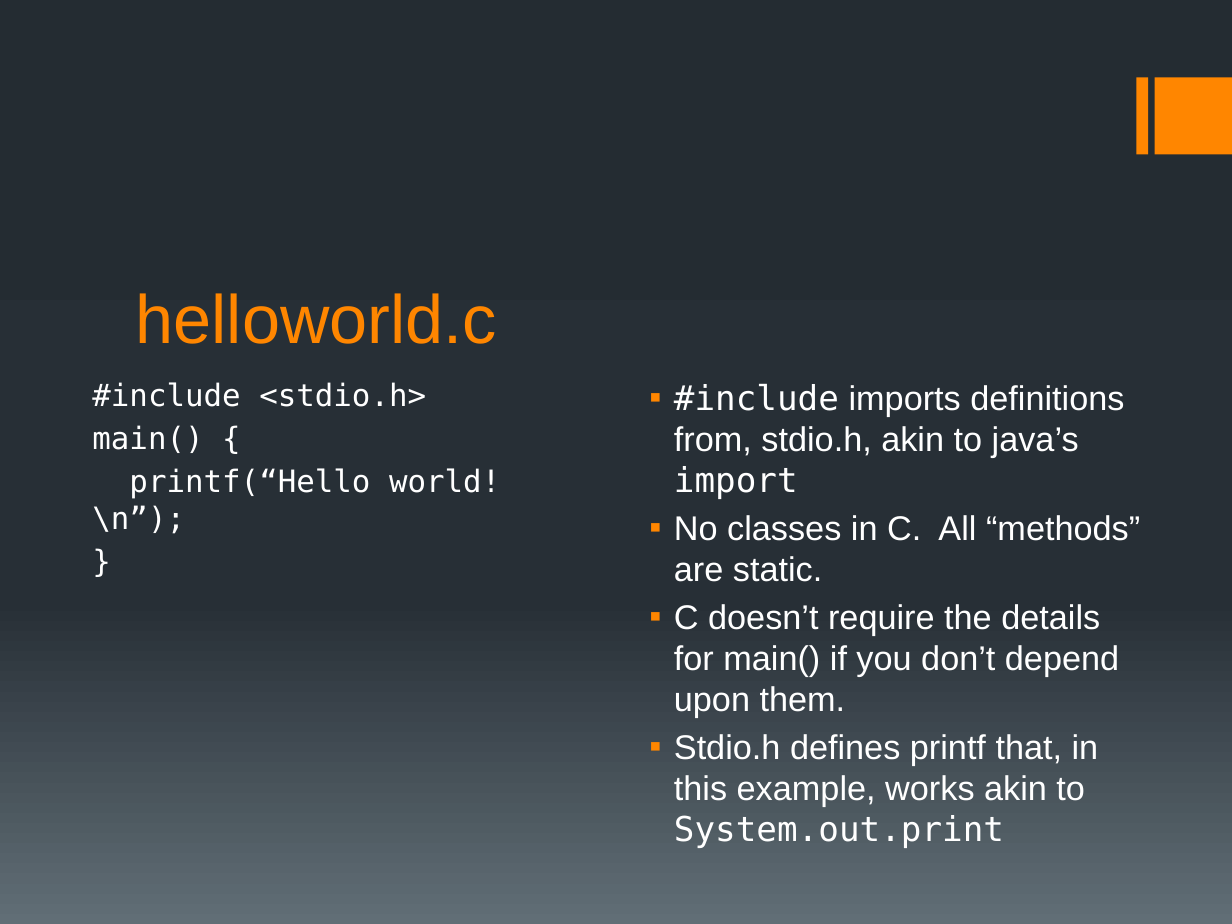
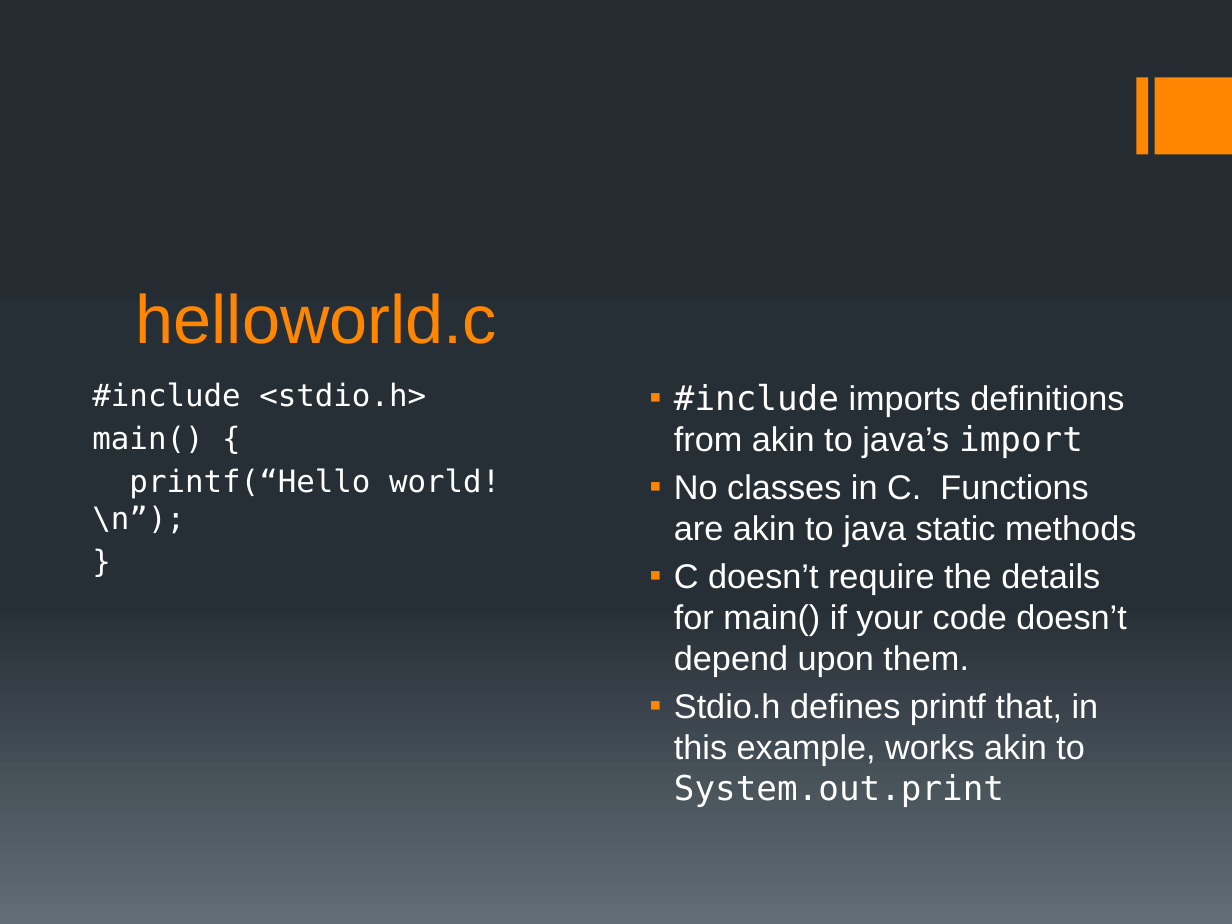
Before and after one commit to BoiseState/CS253-resources, a slide deck: slide 7 of slides/JRC/CS253L01.pptx. Drawn at 1232x924 pixels with LibreOffice and Linux fonts; fonts in the diff are those of the drawing. Boxes give left, top, right and bottom in pixels: in the first picture for what was removed or moved away, otherwise in the second. Text is boxed around its words. In the diff, an @@ line names an element or a change of style, - is before the commit and + after.

```diff
--- a/slides/JRC/CS253L01.pptx
+++ b/slides/JRC/CS253L01.pptx
@@ text at [674,383,1136,676]: text changed @@
-▪ #include imports definitions from, stdio.h, akin to java’s import
-▪ No classes in C. All “methods” are static.
-▪ C doesn’t require the details for main() if you don’t depend upon them.
+▪ #include imports definitions from akin to java’s import
+▪ No classes in C. Functions are akin to java static methods
+▪ C doesn’t require the details for main() if your code doesn’t depend upon them.
```
Also in this commit, not shown: 5 other slides changed, 6 slides added.
